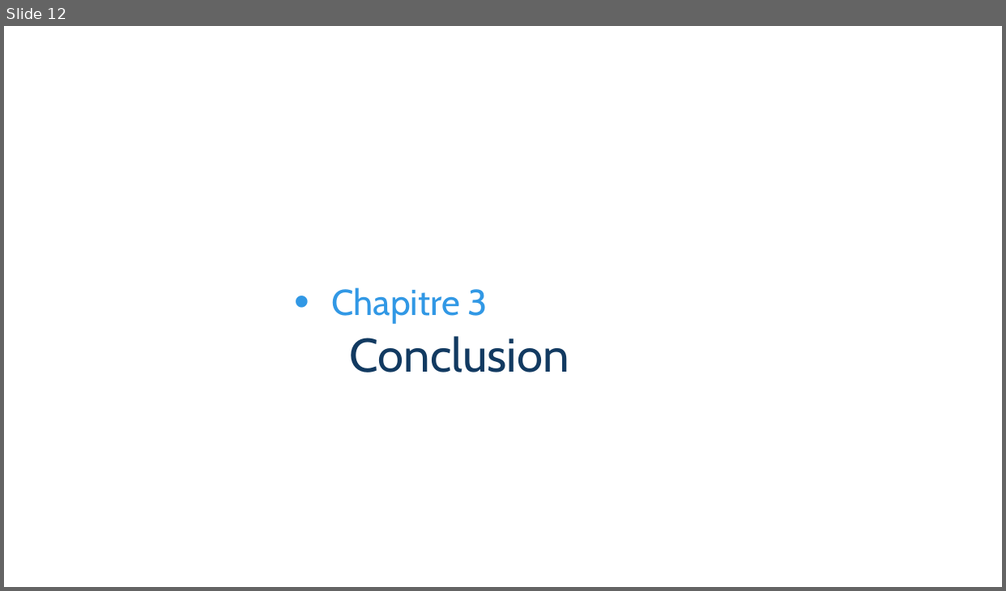
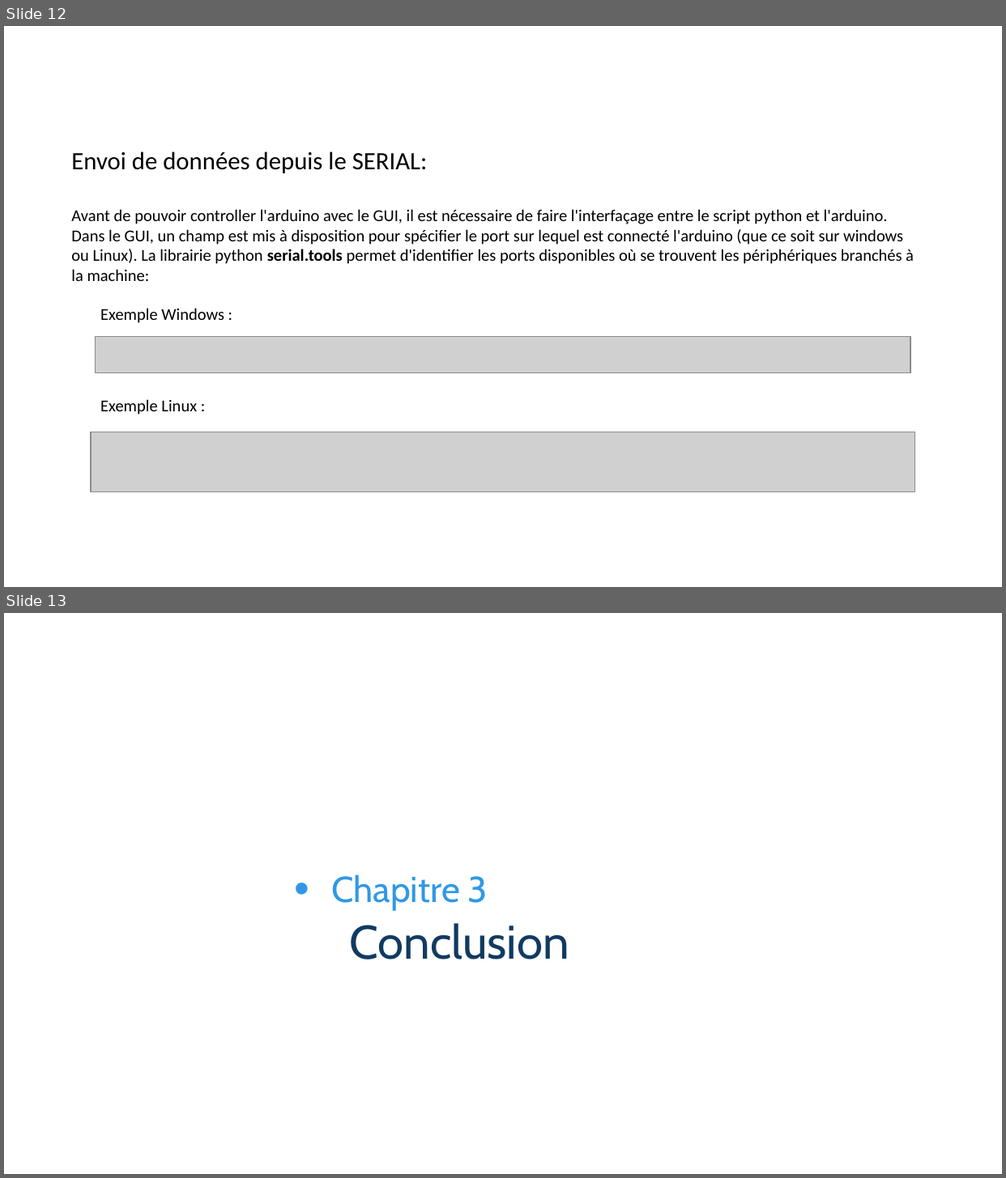
Before and after one commit to LuEnCam/ArduinLinux, a slide deck: rendu/presentation.pptx. Shown one above the other, each under a label of ours: slide 12 before the commit, slides 12 and 13 after it. The pictures are 1006x591 and 1006x1178 pixels, drawn with LibreOffice and Linux fonts; fonts in the diff are those of the drawing; grey boxes stand for pictures; background and template pictures are left out. Boxes give left, top, right and bottom in pixels: in the first picture for what was removed or moved away, otherwise in the second. Text is boxed around its words. In the diff, an @@ line names an element or a change of style, - is before the commit and + after.

```diff
--- a/rendu/presentation.pptx
+++ b/rendu/presentation.pptx
@@ slide 12 added at [4,26,1002,587], background picture (left out) @@
@@ text added at [38,39,258,63], 16 pt, text #FFFFFF @@
+Chapitre 2
@@ text added at [71,152,914,281], 12 pt, text #000000 @@
+Envoi de données depuis le SERIAL:
+Avant de pouvoir controller l'arduino avec le GUI, il est nécessaire de faire l'interfaçage entre le script python et l'arduino. Dans le GUI, un champ est mis à disposition pour spécifier le port sur lequel est connecté l'arduino (que ce soit sur windows ou Linux). La librairie python serial.tools permet d'identifier les ports disponibles où se trouvent les périphériques branchés à la machine:
@@ text added at [132,152,157,170], 15 pt, text #FFFFFF @@
+Modules de travail - PC
@@ text added at [100,308,224,323], 12 pt, text #000000 @@
+Exemple Windows :
@@ picture added at [96,336,911,373] @@
@@ text added at [100,399,197,415], 12 pt, text #000000 @@
+Exemple Linux :
@@ picture added at [91,432,915,492] @@
@@ what was slide 12 is now slide 13 @@
```
Also in this commit, not shown: 2 slides changed, 1 other file.
